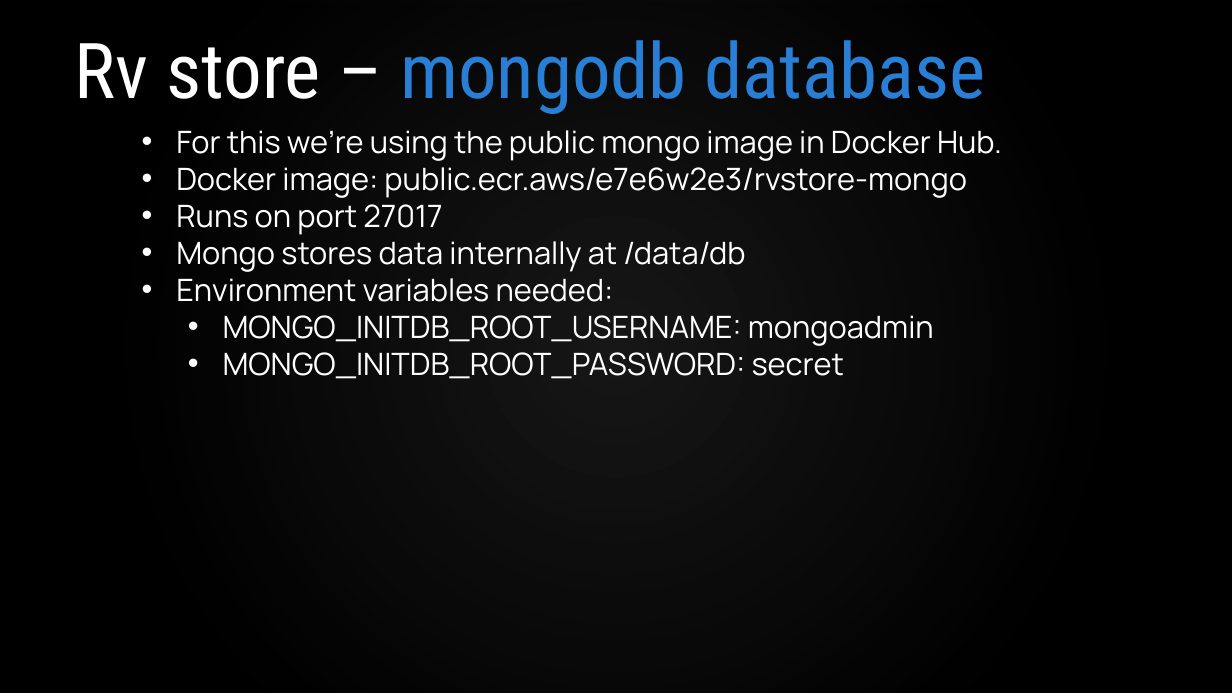
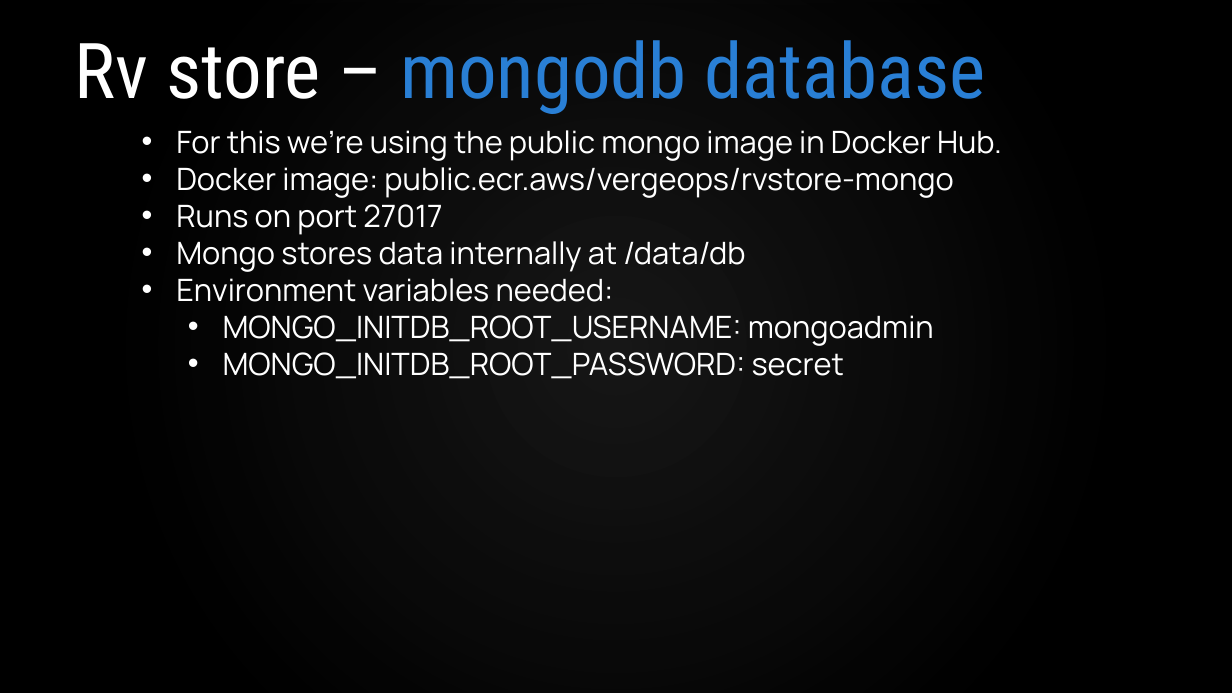
Before and after one commit to VergeOps/k8s-rvstore, a slide deck: slide 15 of rvstore_hackathon/Docker-RV Store Hackathon.pptx. Drawn at 1232x693 pixels with LibreOffice and Linux fonts; fonts in the diff are those of the drawing; background and template pictures are left out. Boxes give left, top, right and bottom in pixels: in the first picture for what was removed or moved away, otherwise in the second. Text is boxed around its words. In the diff, an @@ line names an element or a change of style, - is before the commit and + after.

```diff
--- a/rvstore_hackathon/Docker-RV Store Hackathon.pptx
+++ b/rvstore_hackathon/Docker-RV Store Hackathon.pptx
@@ text at [176, 167, 953, 198]: text changed @@
-• Docker image: public.ecr.aws/e7e6w2e3/rvstore-mongo
+• Docker image: public.ecr.aws/vergeops/rvstore-mongo
```
Also in this commit, not shown: 2 other files.
